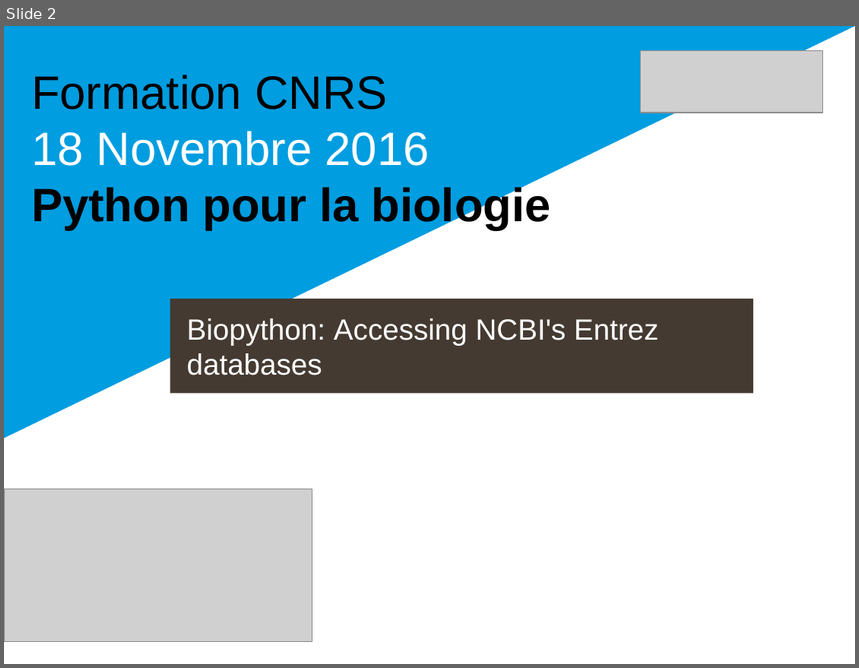
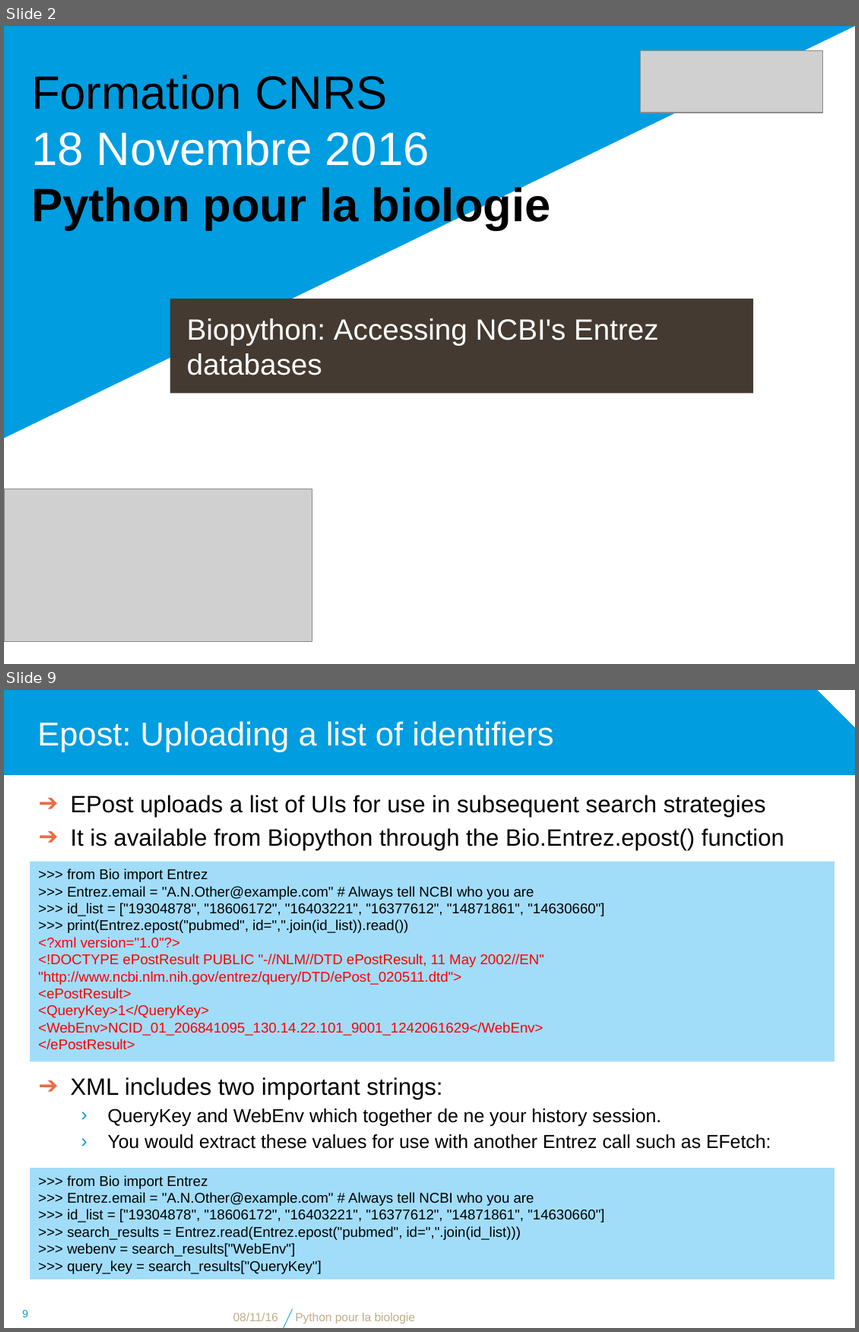
Before and after one commit to bdartigues/python_cnrs_formation, a slide deck: slides/python_biopython_NCBI.pptx. Shown one above the other, each under a label of ours: slide 2 before the commit, slides 2 and 9 after it; the slides between them are not shown. The pictures are 859x668 and 859x1332 pixels, drawn with LibreOffice and Linux fonts; fonts in the diff are those of the drawing; grey boxes stand for pictures; background and template pictures are left out. Boxes give left, top, right and bottom in pixels: in the first picture for what was removed or moved away, otherwise in the second. Text is boxed around its words. In the diff, an @@ line names an element or a change of style, - is before the commit and + after.

```diff
--- a/slides/python_biopython_NCBI.pptx
+++ b/slides/python_biopython_NCBI.pptx
@@ slide 9 added at <box>4,690,855,1328</box>, background #FFFFFF @@
@@ snip rect added at <box>4,690,855,775</box>, fill #009DE0 @@
@@ title added at <box>37,721,553,752</box>, 28 pt, text #FFFFFF @@
+Epost: Uploading a list of identifiers
@@ text added at <box>70,795,785,850</box>, 20 pt, text #000000 @@
+➔ EPost uploads a list of UIs for use in subsequent search strategies
+➔ It is available from Biopython through the Bio.Entrez.epost() function
@@ rectangle added at <box>31,861,835,1062</box>, fill #A1DDF9, 12 pt, text #FF0000 @@
+>>> from Bio import Entrez
+>>> Entrez.email = "A.N.Other@example.com" # Always tell NCBI who you are
+>>> id_list = ["19304878", "18606172", "16403221", "16377612", "14871861", "14630660"]
+>>> print(Entrez.epost("pubmed", id=",".join(id_list)).read())
+<?xml version="1.0"?>
+<!DOCTYPE ePostResult PUBLIC "-//NLM//DTD ePostResult, 11 May 2002//EN"
+"http://www.ncbi.nlm.nih.gov/entrez/query/DTD/ePost_020511.dtd">
+<ePostResult>
+<QueryKey>1</QueryKey>
+<WebEnv>NCID_01_206841095_130.14.22.101_9001_1242061629</WebEnv>
+</ePostResult>
@@ text added at <box>70,1078,771,1149</box>, 16 pt, text #000000 @@
+➔ XML includes two important strings:
+  › QueryKey and WebEnv which together de ne your history session.
+  › You would extract these values for use with another Entrez call such as EFetch:
@@ rectangle added at <box>31,1168,835,1280</box>, fill #A1DDF9, 12 pt, text #000000 @@
+>>> from Bio import Entrez
+>>> Entrez.email = "A.N.Other@example.com" # Always tell NCBI who you are
+>>> id_list = ["19304878", "18606172", "16403221", "16377612", "14871861", "14630660"]
+>>> search_results = Entrez.read(Entrez.epost("pubmed", id=",".join(id_list)))
+>>> webenv = search_results["WebEnv"]
+>>> query_key = search_results["QueryKey"]
@@ page number added at <box>22,1310,28,1318</box>, 9 pt, text #009DE0 @@
+9
@@ text added at <box>234,1313,278,1322</box>, 10 pt, text #BEAD8A @@
+08/11/16
@@ line added from (283, 1328) to (293, 1309), #009DE0 0.5 pt @@
@@ text added at <box>295,1313,415,1324</box>, 10 pt, text #BEAD8A @@
+Python pour la biologie
```
Also in this commit, not shown: 4 slides changed, 12 other slides added, 7 other files.
